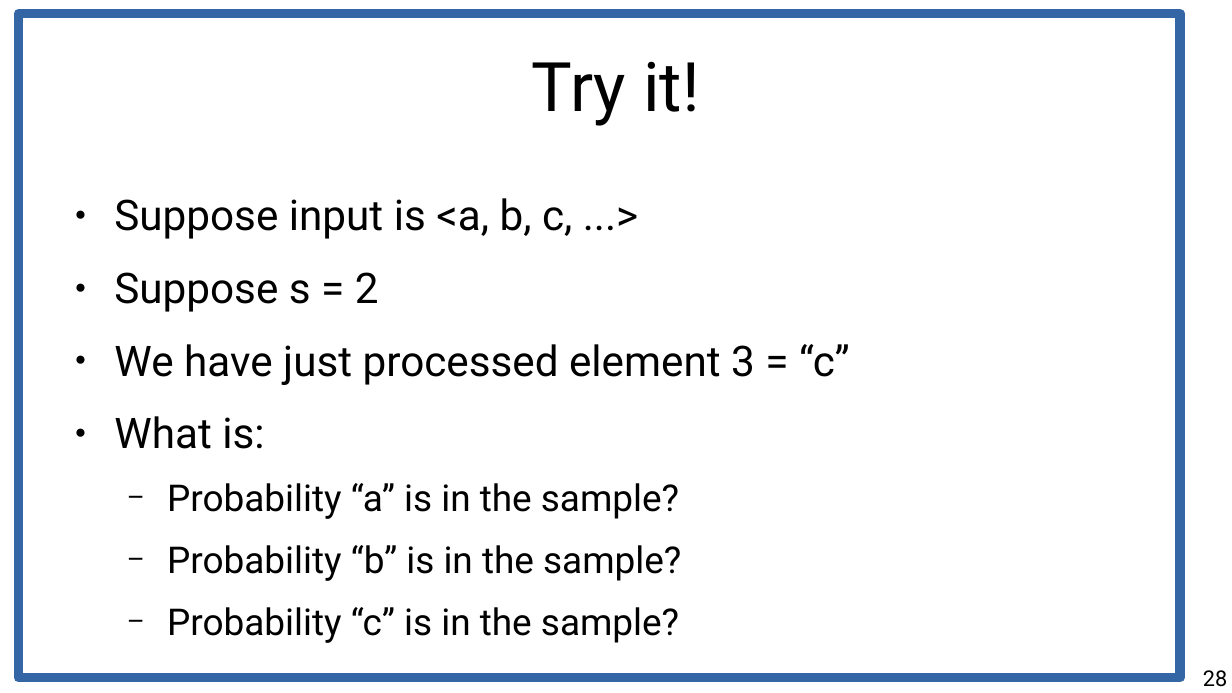
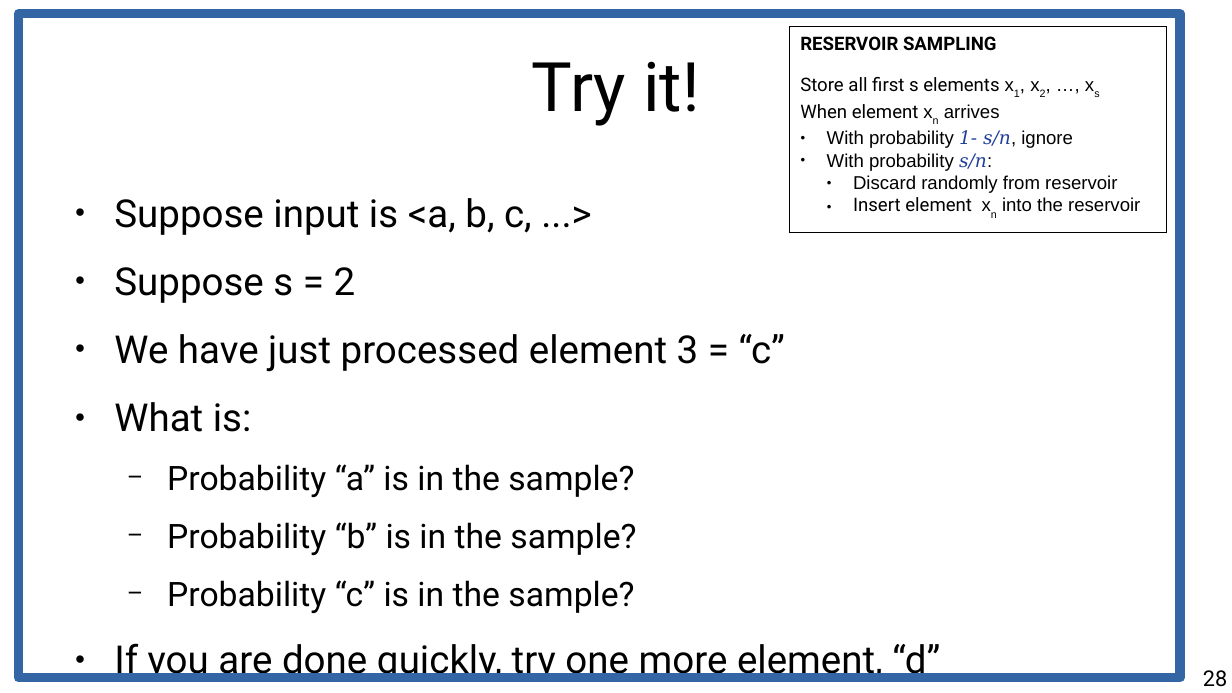
Before and after one commit to marco-calautti/data-mining-course, a slide deck: slide 28 of theory/tt10_streams.odp. Drawn at 1232x693 pixels with LibreOffice and Linux fonts; fonts in the diff are those of the drawing. Boxes give left, top, right and bottom in pixels: in the first picture for what was removed or moved away, otherwise in the second. Text is boxed around its words. In the diff, an @@ line names an element or a change of style, - is before the commit and + after.

```diff
--- a/theory/tt10_streams.odp
+++ b/theory/tt10_streams.odp
@@ rectangle added at (x1=789, y1=26, x2=1166, y2=233), outline #000000 0 pt, 12 pt, text #000000 @@
+RESERVOIR SAMPLING
+Store all first s elements x1, x2, …, xs
+When element xn arrives
+● With probability 1- s/n, ignore
+● With probability s/n:
+  ● Discard randomly from reservoir
+  ● Insert element xn into the reservoir
@@ text at (x1=114, y1=198, x2=785, y2=614): size 27.2 to 24.8 pt in "Suppose input is <a, b, c, ...>", "Suppose s = 2", "We have just processed element 3 = ...", "What is:"; size 23.8 to 21.7 pt in "Probability “a” is in the sample?", "Probability “b” is in the sample?", "Probability “c” is in the sample?" @@
@@ text at (x1=114, y1=643, x2=940, y2=682): paragraph added @@
+● If you are done quickly, try one more element, “d”
```
Also in this commit, not shown: 39 other slides changed.
